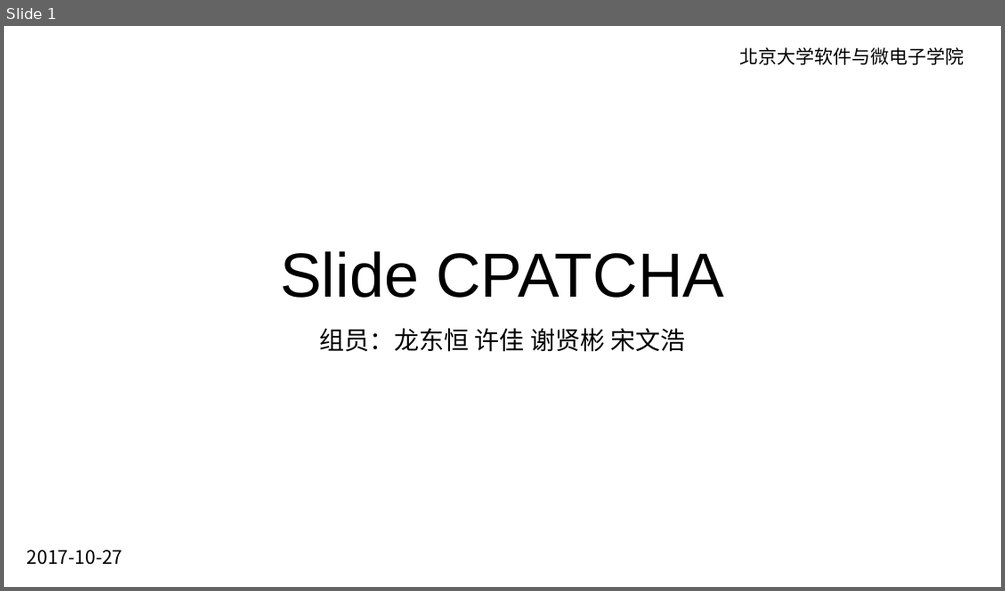
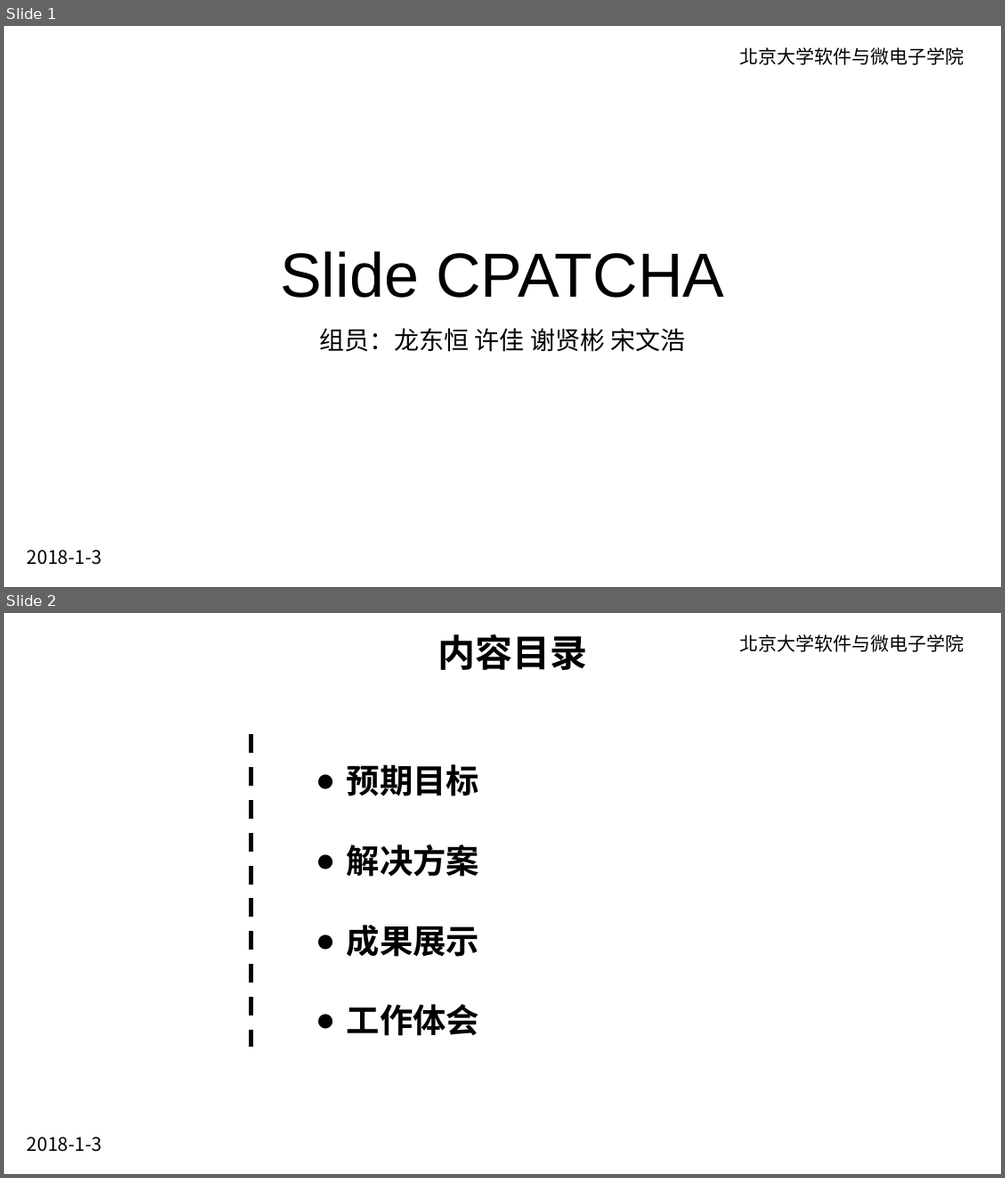
Before and after one commit to kebreathing/Slide-CPATCHA, a slide deck: ppt/Slide-CPATCHA-结题报告.pptx. Shown one above the other, each under a label of ours: slide 1 before the commit, slides 1 and 2 after it. The pictures are 1005x591 and 1005x1178 pixels, drawn with LibreOffice and Linux fonts; fonts in the diff are those of the drawing; background and template pictures are left out. Boxes give left, top, right and bottom in pixels: in the first picture for what was removed or moved away, otherwise in the second. Text is boxed around its words. In the diff, an @@ line names an element or a change of style, - is before the commit and + after.

```diff
--- a/ppt/Slide-CPATCHA-结题报告.pptx
+++ b/ppt/Slide-CPATCHA-结题报告.pptx
@@ slide 2 added at [4,613,1001,1174], background picture (left out) @@
@@ text added at [437,634,587,670], 36 pt, text #000000, bold @@
+内容目录
@@ text added at [739,634,963,652], 18 pt, text #000000 @@
+北京大学软件与微电子学院
@@ line added from (251, 734) to (251, 1046), #000000 4.5 pt dashed @@
@@ text added at [347,764,479,1036], 32 pt, text #000000, bold @@
+● 预期目标
+● 解决方案
+● 成果展示
+● 工作体会
@@ text added at [27,1136,102,1151], 18 pt, text #000000 @@
+2018-1-3
@@ slide 1 changed as well @@
@@ text removed at [27,549,123,564] @@
-2017-10-27
@@ text added at [27,549,102,564], 18 pt, text #000000 @@
+2018-1-3
```
Also in this commit, not shown: 3 other slides changed, 5 other slides added, 11 slides removed, 1 other file.
